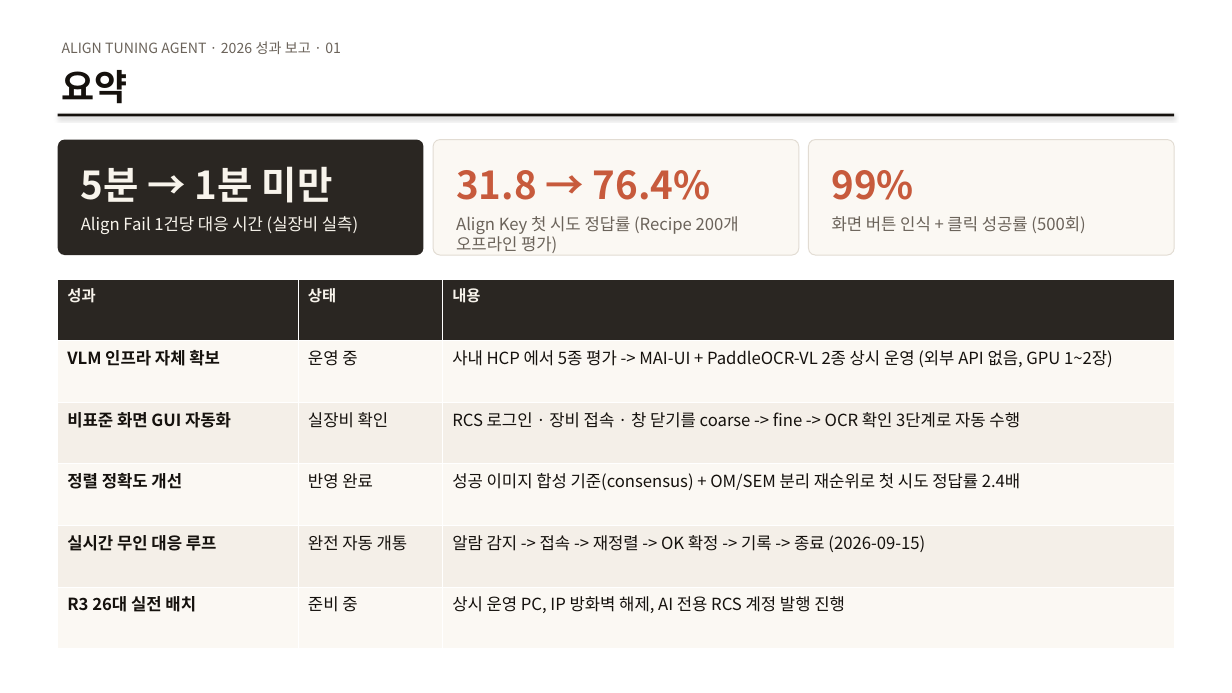
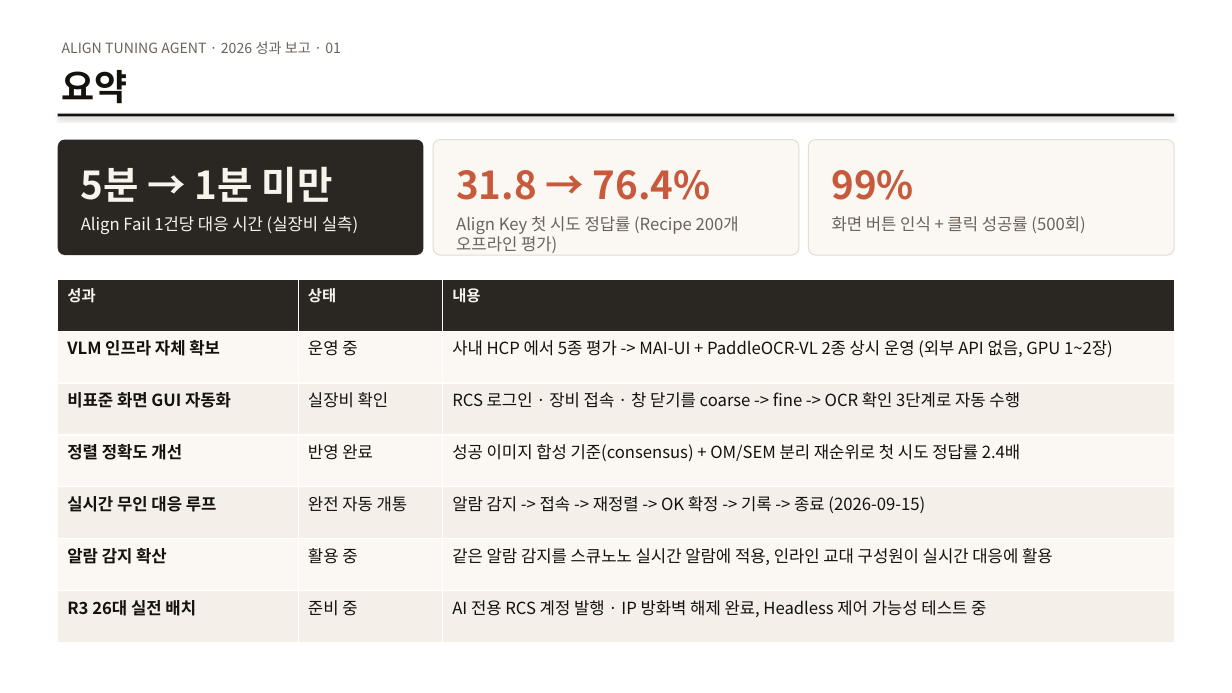
Before and after one commit to DarrenKoi/auto_recipe_creator, a slide deck: slide 2 of docs/project_progress/Align_Tuning_Agent_2026_year_end.pptx. Drawn at 1232x693 pixels with LibreOffice and Linux fonts; fonts in the diff are those of the drawing. Boxes give left, top, right and bottom in pixels: in the first picture for what was removed or moved away, otherwise in the second. Text is boxed around its words. In the diff, an @@ line names an element or a change of style, - is before the commit and + after.

```diff
--- a/docs/project_progress/Align_Tuning_Agent_2026_year_end.pptx
+++ b/docs/project_progress/Align_Tuning_Agent_2026_year_end.pptx
@@ table at [57,279,1174,643] @@
-row 6: R3 26대 실전 배치 | 준비 중 | 상시 운영 PC, IP 방화벽 해제, AI 전용 RCS 계정 발행 진행
+row 6: 알람 감지 확산 | 활용 중 | 같은 알람 감지를 스큐노노 실시간 알람에 적용, 인라인 교대 구성원이 실시간 대응에 활용
+row 7: R3 26대 실전 배치 | 준비 중 | AI 전용 RCS 계정 발행 · IP 방화벽 해제 완료, Headless 제어 가능성 테스트 중
```
Also in this commit, not shown: 2 other slides changed, 2 other files.
